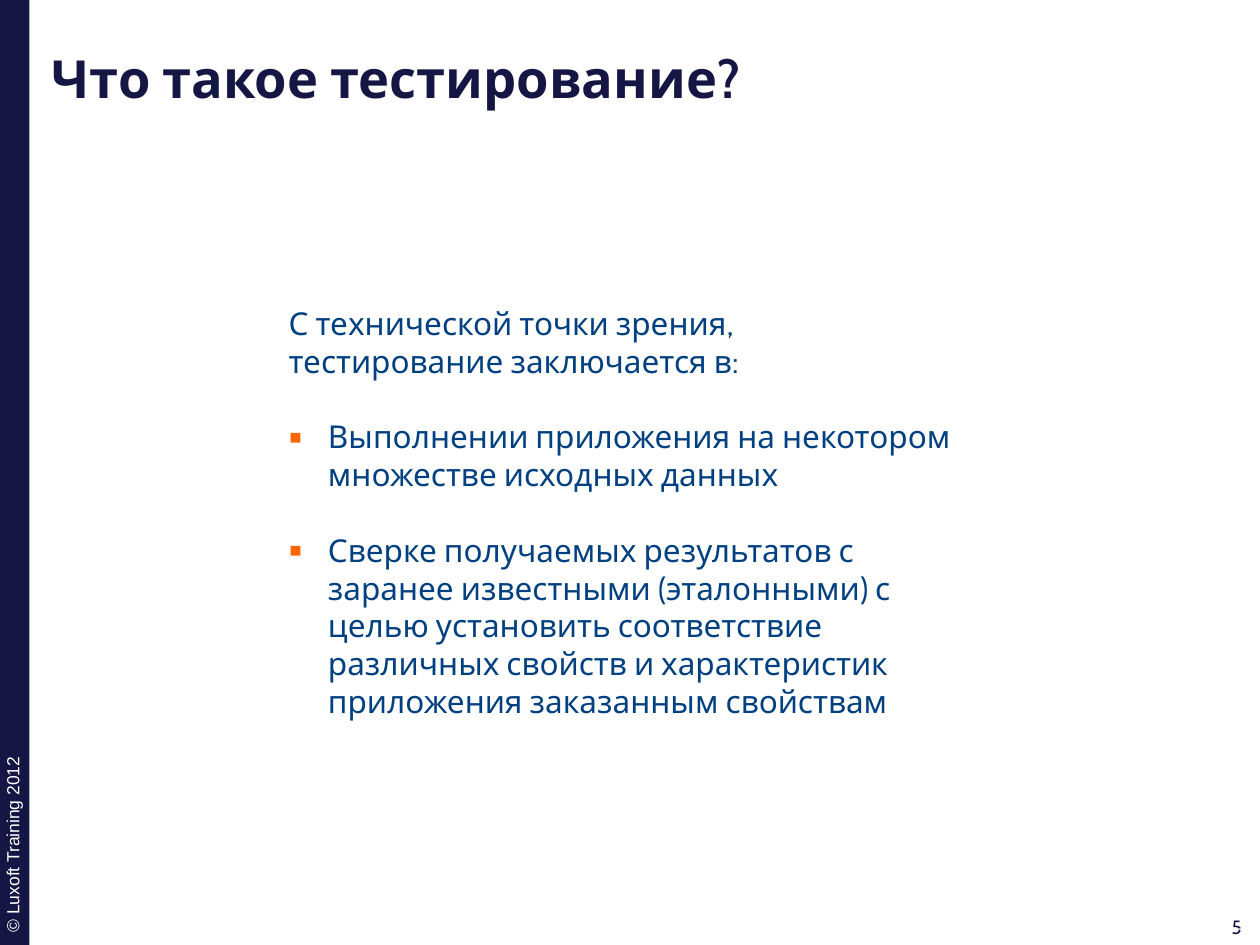
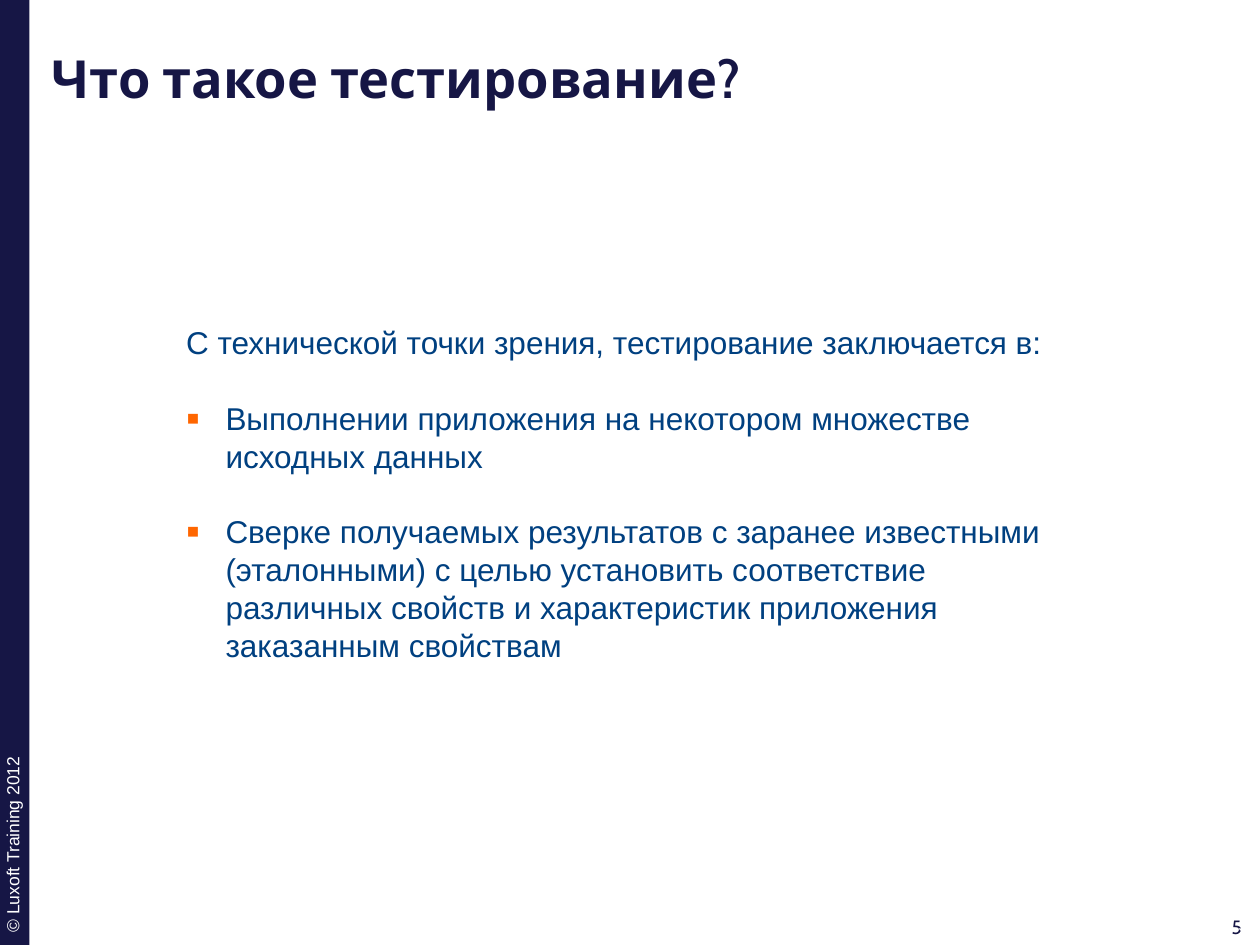
Before and after one commit to ivan-dyachenko/Trainings, a slide deck: slide 5 of Test Driven Development/materials/pptx/0. TDD-Why.pptx. Drawn at 1260x945 pixels with LibreOffice and Linux fonts; fonts in the diff are those of the drawing; background and template pictures are left out. Boxes give left, top, right and bottom in pixels: in the first picture for what was removed or moved away, otherwise in the second. Text is boxed around its words. In the diff, an @@ line names an element or a change of style, - is before the commit and + after.

```diff
--- a/Test Driven Development/materials/pptx/0. TDD-Why.pptx
+++ b/Test Driven Development/materials/pptx/0. TDD-Why.pptx
@@ text "С технической точки зрения, тестирование ...": place and size @@
-text "С технической точки зрения, тестирование ..." at [289,311,950,721]
+text "С технической точки зрения, тестирование ..." at [186,330,1041,658]
@@ text "С технической точки зрения, тестирование ..." at [186,330,1041,658]: font Cabin to Arial @@
```
Also in this commit, not shown: 18 other slides changed, 1 slide added, 1 slide removed, 13 other files.
